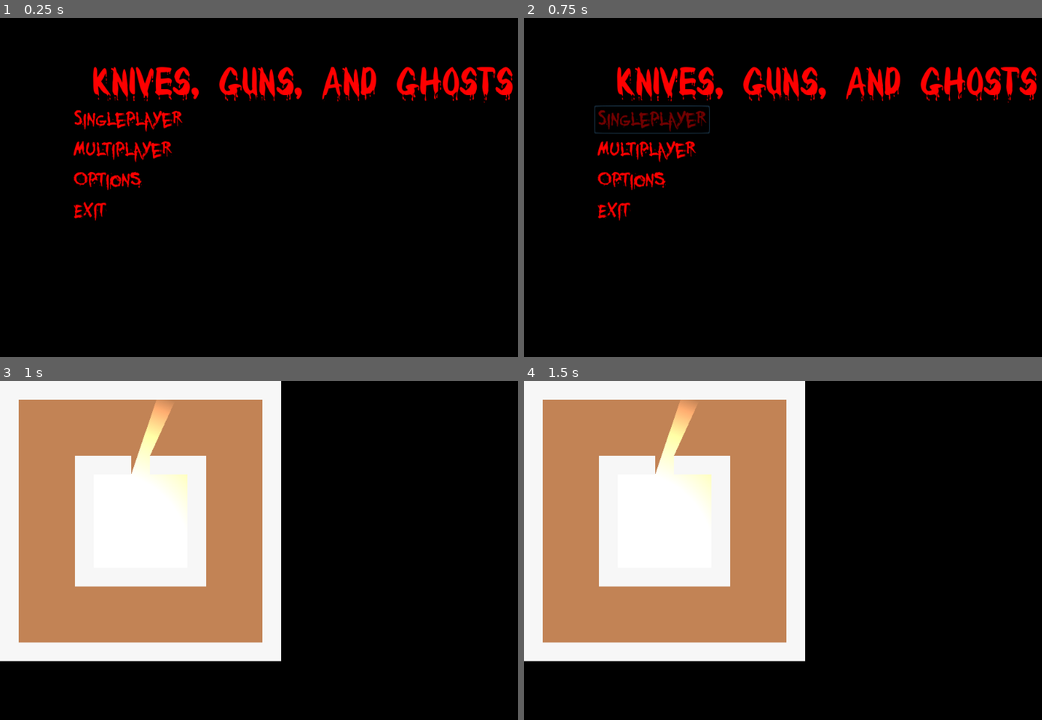
Above: before the commit, frames 1-4 (two rows, left to right).
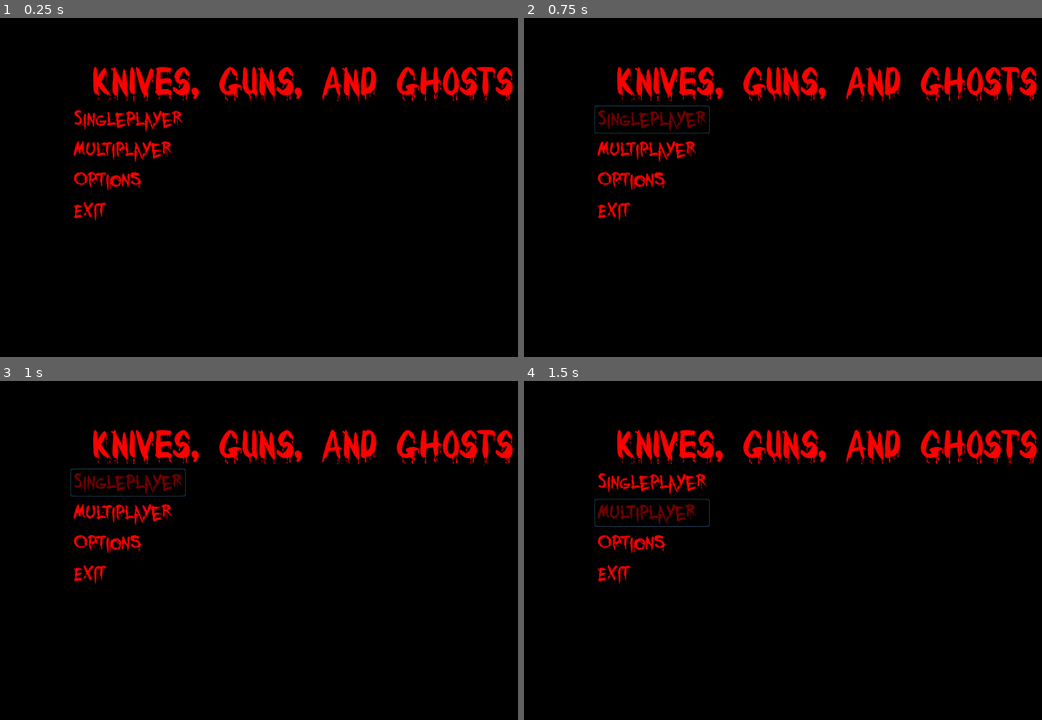
Above: after the commit, the same moments.

Repository: Code3nder/Knives-Guns-and-Ghosts
Game: Godot game, scene res://Assets/Scenes/Menus/Main Menu.tscn
The game is run twice, just before and just after one commit, with the same random seed, the same clock (stepped at 60 frames per second) and the same inputs.
Inputs (mouse positions are in pixels of both pictures, inside the frame that each line leads up to):
- Up to frame 1 (0.25 s): no input
- Up to frame 2 (0.75 s): click "Singleplayer" at 0.5 s
- Up to frame 3 (1 s): no input
- Up to frame 4 (1.5 s): click (653, 513) at 1.25 s, where only the run after the commit has a clickable "Multiplayer"

Frames 1-2 are identical in both runs. In frame 3, 47% of the frame differs, in the area x 0-100%, y 0-83%; in frame 4, 47%.

Commit message:
Added walking animation and fixed lighting bug

Diff:
--- a/Knives, Guns, and Ghosts/Assets/Scenes/Instances/Light.tscn
+++ b/Knives, Guns, and Ghosts/Assets/Scenes/Instances/Light.tscn
@@ -10,7 +10,6 @@
 [node name="Light2D" type="Light2D"]
 z_index = 1
 texture = ExtResource( 1 )
-energy = 2.0
 shadow_enabled = true
 shadow_color = Color( 0, 0, 0, 1 )
 
--- /dev/null
+++ b/Knives, Guns, and Ghosts/Assets/Scenes/Instances/LightRoot.tscn
@@ -0,0 +1,6 @@
+[gd_scene load_steps=2 format=2]
+
+[ext_resource path="res://Assets/Scripts/Lights.gd" type="Script" id=1]
+
+[node name="Lights" type="Node"]
+script = ExtResource( 1 )
--- /dev/null
+++ b/Knives, Guns, and Ghosts/Assets/Scenes/Instances/Peripheral.tscn
@@ -0,0 +1,15 @@
+[gd_scene load_steps=3 format=2]
+
+[ext_resource path="res://Assets/Sprites/periphiral light.png" type="Texture" id=1]
+[ext_resource path="res://Assets/Scripts/Peripheral.gd" type="Script" id=2]
+
+[node name="Peripheral" type="Light2D"]
+z_index = 1
+z_as_relative = false
+texture = ExtResource( 1 )
+color = Color( 0.5, 0.5, 0.5, 1 )
+energy = 0.5
+mode = 3
+shadow_enabled = true
+shadow_color = Color( 0, 0, 0, 1 )
+script = ExtResource( 2 )
--- a/Knives, Guns, and Ghosts/Assets/Scenes/Menus/Main Menu.tscn
+++ b/Knives, Guns, and Ghosts/Assets/Scenes/Menus/Main Menu.tscn
@@ -85,14 +85,11 @@
 
 [node name="aud_MenuHover" type="AudioStreamPlayer" parent="."]
 stream = ExtResource( 5 )
-volume_db = -30.0
 
 [node name="aud_MenuClick" type="AudioStreamPlayer" parent="."]
 stream = ExtResource( 4 )
-volume_db = -30.0
 
 [node name="Timer" type="Timer" parent="."]
-wait_time = 0.2
 one_shot = true
 
 [node name="MenuMusic" type="AudioStreamPlayer" parent="."]
--- a/Knives, Guns, and Ghosts/Assets/Scenes/Players/Test.tscn
+++ /dev/null
@@ -1,30 +0,0 @@
-[gd_scene load_steps=5 format=2]
-
-[ext_resource path="res://Assets/Scripts/Player.gd" type="Script" id=1]
-[ext_resource path="res://Assets/Sprites/periphiral light.png" type="Texture" id=2]
-[ext_resource path="res://Assets/Sprites/Circle.png" type="Texture" id=3]
-
-[sub_resource type="CircleShape2D" id=1]
-radius = 15.0
-
-[node name="KinematicBody2D" type="KinematicBody2D"]
-script = ExtResource( 1 )
-
-[node name="CollisionShape2D" type="CollisionShape2D" parent="."]
-shape = SubResource( 1 )
-
-[node name="Light2D" type="Light2D" parent="."]
-z_index = 1
-z_as_relative = false
-texture = ExtResource( 2 )
-color = Color( 0.196078, 0.196078, 0.196078, 1 )
-energy = 0.9
-mode = 3
-shadow_enabled = true
-shadow_color = Color( 0, 0, 0, 1 )
-
-[node name="Camera2D" type="Camera2D" parent="."]
-current = true
-
-[node name="Sprite" type="Sprite" parent="."]
-texture = ExtResource( 3 )
--- /dev/null
+++ b/Knives, Guns, and Ghosts/Assets/Scenes/Players/TestPlayer.tscn
@@ -0,0 +1,176 @@
+[gd_scene load_steps=33 format=2]
+
+[ext_resource path="res://Assets/Scripts/Player.gd" type="Script" id=1]
+[ext_resource path="res://Assets/Sprites/Walking Animation Whole.png" type="Texture" id=2]
+
+[sub_resource type="CircleShape2D" id=1]
+radius = 15.0
+
+[sub_resource type="AtlasTexture" id=2]
+flags = 4
+atlas = ExtResource( 2 )
+region = Rect2( 0, 0, 256, 256 )
+
+[sub_resource type="AtlasTexture" id=3]
+flags = 4
+atlas = ExtResource( 2 )
+region = Rect2( 256, 0, 256, 256 )
+
+[sub_resource type="AtlasTexture" id=4]
+flags = 4
+atlas = ExtResource( 2 )
+region = Rect2( 512, 0, 256, 256 )
+
+[sub_resource type="AtlasTexture" id=5]
+flags = 4
+atlas = ExtResource( 2 )
+region = Rect2( 768, 0, 256, 256 )
+
+[sub_resource type="AtlasTexture" id=6]
+flags = 4
+atlas = ExtResource( 2 )
+region = Rect2( 1024, 0, 256, 256 )
+
+[sub_resource type="AtlasTexture" id=7]
+flags = 4
+atlas = ExtResource( 2 )
+region = Rect2( 1280, 0, 256, 256 )
+
+[sub_resource type="AtlasTexture" id=8]
+flags = 4
+atlas = ExtResource( 2 )
+region = Rect2( 1536, 0, 256, 256 )
+
+[sub_resource type="AtlasTexture" id=9]
+flags = 4
+atlas = ExtResource( 2 )
+region = Rect2( 0, 256, 256, 256 )
+
+[sub_resource type="AtlasTexture" id=10]
+flags = 4
+atlas = ExtResource( 2 )
+region = Rect2( 256, 256, 256, 256 )
+
+[sub_resource type="AtlasTexture" id=11]
+flags = 4
+atlas = ExtResource( 2 )
+region = Rect2( 512, 256, 256, 256 )
+
+[sub_resource type="AtlasTexture" id=12]
+flags = 4
+atlas = ExtResource( 2 )
+region = Rect2( 768, 256, 256, 256 )
+
+[sub_resource type="AtlasTexture" id=13]
+flags = 4
+atlas = ExtResource( 2 )
+region = Rect2( 1024, 256, 256, 256 )
+
+[sub_resource type="AtlasTexture" id=14]
+flags = 4
+atlas = ExtResource( 2 )
+region = Rect2( 1280, 256, 256, 256 )
+
+[sub_resource type="AtlasTexture" id=15]
+flags = 4
+atlas = ExtResource( 2 )
+region = Rect2( 1536, 256, 256, 256 )
+
+[sub_resource type="AtlasTexture" id=16]
+flags = 4
+atlas = ExtResource( 2 )
+region = Rect2( 0, 512, 256, 256 )
+
+[sub_resource type="AtlasTexture" id=17]
+flags = 4
+atlas = ExtResource( 2 )
+region = Rect2( 256, 512, 256, 256 )
+
+[sub_resource type="AtlasTexture" id=18]
+flags = 4
+atlas = ExtResource( 2 )
+region = Rect2( 512, 512, 256, 256 )
+
+[sub_resource type="AtlasTexture" id=19]
+flags = 4
+atlas = ExtResource( 2 )
+region = Rect2( 768, 512, 256, 256 )
+
+[sub_resource type="AtlasTexture" id=20]
+flags = 4
+atlas = ExtResource( 2 )
+region = Rect2( 1024, 512, 256, 256 )
+
+[sub_resource type="AtlasTexture" id=21]
+flags = 4
+atlas = ExtResource( 2 )
+region = Rect2( 1280, 512, 256, 256 )
+
+[sub_resource type="AtlasTexture" id=22]
+flags = 4
+atlas = ExtResource( 2 )
+region = Rect2( 1536, 512, 256, 256 )
+
+[sub_resource type="AtlasTexture" id=23]
+flags = 4
+atlas = ExtResource( 2 )
+region = Rect2( 0, 768, 256, 256 )
+
+[sub_resource type="AtlasTexture" id=24]
+flags = 4
+atlas = ExtResource( 2 )
+region = Rect2( 256, 768, 256, 256 )
+
+[sub_resource type="AtlasTexture" id=25]
+flags = 4
+atlas = ExtResource( 2 )
+region = Rect2( 512, 768, 256, 256 )
+
+[sub_resource type="AtlasTexture" id=26]
+flags = 4
+atlas = ExtResource( 2 )
+region = Rect2( 768, 768, 256, 256 )
+
+[sub_resource type="AtlasTexture" id=27]
+flags = 4
+atlas = ExtResource( 2 )
+region = Rect2( 1024, 768, 256, 256 )
+
+[sub_resource type="AtlasTexture" id=28]
+flags = 4
+atlas = ExtResource( 2 )
+region = Rect2( 1280, 768, 256, 256 )
+
+[sub_resource type="AtlasTexture" id=29]
+flags = 4
+atlas = ExtResource( 2 )
+region = Rect2( 1536, 768, 256, 256 )
+
+[sub_resource type="SpriteFrames" id=30]
+animations = [ {
+"frames": [ SubResource( 2 ) ],
+"loop": true,
+"name": "Idle",
+"speed": 5.0
+}, {
+"frames": [ SubResource( 2 ), SubResource( 3 ), SubResource( 4 ), SubResource( 5 ), SubResource( 6 ), SubResource( 7 ), SubResource( 8 ), SubResource( 9 ), SubResource( 10 ), SubResource( 11 ), SubResource( 12 ), SubResource( 13 ), SubResource( 14 ), SubResource( 15 ), SubResource( 16 ), SubResource( 17 ), SubResource( 18 ), SubResource( 19 ), SubResource( 20 ), SubResource( 21 ), SubResource( 22 ), SubResource( 23 ), SubResource( 24 ), SubResource( 25 ), SubResource( 26 ), SubResource( 27 ), SubResource( 28 ), SubResource( 29 ) ],
+"loop": true,
+"name": "Walking",
+"speed": 5.0
+} ]
+
+[node name="TestPlayer" type="KinematicBody2D"]
+script = ExtResource( 1 )
+
+[node name="CollisionShape2D" type="CollisionShape2D" parent="."]
+shape = SubResource( 1 )
+
+[node name="Camera2D" type="Camera2D" parent="."]
+current = true
+
+[node name="AnimatedSprite" type="AnimatedSprite" parent="."]
+scale = Vector2( 0.25, 0.25 )
+frames = SubResource( 30 )
+animation = "Idle"
+speed_scale = 6.0
+playing = true
--- a/Knives, Guns, and Ghosts/Assets/Scenes/Roots/Singleplayer.tscn
+++ b/Knives, Guns, and Ghosts/Assets/Scenes/Roots/Singleplayer.tscn
@@ -1,13 +1,9 @@
-[gd_scene load_steps=3 format=2]
+[gd_scene load_steps=2 format=2]
 
 [ext_resource path="res://Assets/Scripts/Singleplayer.gd" type="Script" id=1]
-[ext_resource path="res://Assets/Scripts/Lights.gd" type="Script" id=2]
 
 [node name="Singleplayer" type="Node"]
 script = ExtResource( 1 )
 
 [node name="Timer" type="Timer" parent="."]
 one_shot = true
-
-[node name="Lights" type="Node" parent="."]
-script = ExtResource( 2 )
--- a/Knives, Guns, and Ghosts/Assets/Scripts/Lights.gd
+++ b/Knives, Guns, and Ghosts/Assets/Scripts/Lights.gd
@@ -1,15 +1,20 @@
 extends Node
 
 const light = preload("res://Assets/Scenes/Instances/Light.tscn")
+const peripheral = preload("res://Assets/Scenes/Instances/Peripheral.tscn")
 
 var lightInstance
 
 # Called when the node enters the scene tree for the first time.
 func _ready():
 	add_light_to_scene()
+	add_peripheral_to_scene()
 
 
 func add_light_to_scene():
 	lightInstance = light.instance()
 	self.add_child(lightInstance)
 	lightInstance.set_position(Vector2(175, 305))
+
+func add_peripheral_to_scene():
+	self.add_child(peripheral.instance())
--- a/Knives, Guns, and Ghosts/Assets/Scripts/Main Menu.gd
+++ b/Knives, Guns, and Ghosts/Assets/Scripts/Main Menu.gd
@@ -6,6 +6,7 @@
 onready var btn_Exit = $VBoxContainer/HBoxContainer/VBoxContainer/btn_Exit
 onready var timer = $Timer
 
+var hoverlock = false
 var scene_to_change_to
 
 func _ready():
@@ -45,7 +46,9 @@
 	get_tree().change_scene_to(scene_to_change_to)
 
 func hover():
-	$aud_MenuHover.play()
+	if !hoverlock:
+		$aud_MenuHover.play()
 
 func clickSFX():
+	hoverlock = true
 	$aud_MenuClick.play()
--- /dev/null
+++ b/Knives, Guns, and Ghosts/Assets/Scripts/Peripheral.gd
@@ -0,0 +1,6 @@
+extends Light2D
+
+onready var player = get_node("/root/Singleplayer/TestPlayer")
+
+func _physics_process(delta):
+	position = player.position
--- a/Knives, Guns, and Ghosts/Assets/Scripts/Player.gd
+++ b/Knives, Guns, and Ghosts/Assets/Scripts/Player.gd
@@ -3,6 +3,8 @@
 const speed = 100
 
 var movement_vector = Vector2(0, 0)
+
+onready var animation = $AnimatedSprite
 
 func _input(event):
 	movement_vector = Vector2(0, 0)
@@ -22,6 +24,17 @@
 		print(position)
 
 	movement_vector = movement_vector.normalized()
+
+	if movement_vector.length() != 0:
+		animation.play("Walking")
+		animation.rotation = movement_vector.angle() + PI/2
+	elif event is InputEventMouse:
+		animation.play("Idle")
+		animation.look_at(get_global_mouse_position())
+		animation.rotate(PI/2)
+	else:
+		animation.play("Idle")
+
 	movement_vector *= speed
 
 func _physics_process(delta):
--- a/Knives, Guns, and Ghosts/Assets/Scripts/Singleplayer.gd
+++ b/Knives, Guns, and Ghosts/Assets/Scripts/Singleplayer.gd
@@ -1,7 +1,8 @@
 extends Node
 
 const map = preload("res://Assets/Maps/TestMap.tscn")
-const player = preload("res://Assets/Scenes/Players/Test.tscn")
+const player = preload("res://Assets/Scenes/Players/TestPlayer.tscn")
+const lightroot = preload("res://Assets/Scenes/Instances/LightRoot.tscn")
 
 var playerInstance
 
@@ -9,11 +10,14 @@
 
 func _ready():
 	self.add_child(map.instance())
-	timer.start()
-	timer.connect("timeout", self, "add_player_to_scene")
+	add_player_to_scene()
+	add_lights_to_scene()
 
 
 func add_player_to_scene():
 	playerInstance = player.instance()
 	self.add_child(playerInstance)
 	playerInstance.set_position(Vector2(64, 64))
+
+func add_lights_to_scene():
+	self.add_child(lightroot.instance())
Binary file added: Knives, Guns, and Ghosts/Assets/Sprites/Walking Animation Whole.png
Not shown, added: Knives, Guns, and Ghosts/Assets/Sprites/Walking Animation Whole.png.import
